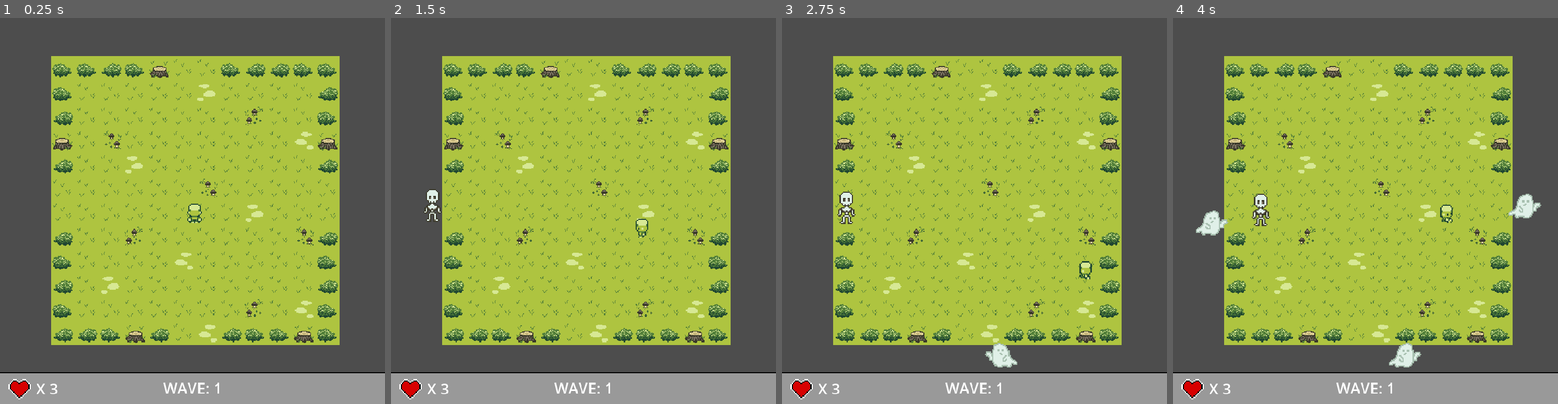
Above: before the commit, frames 1-4 (left to right).
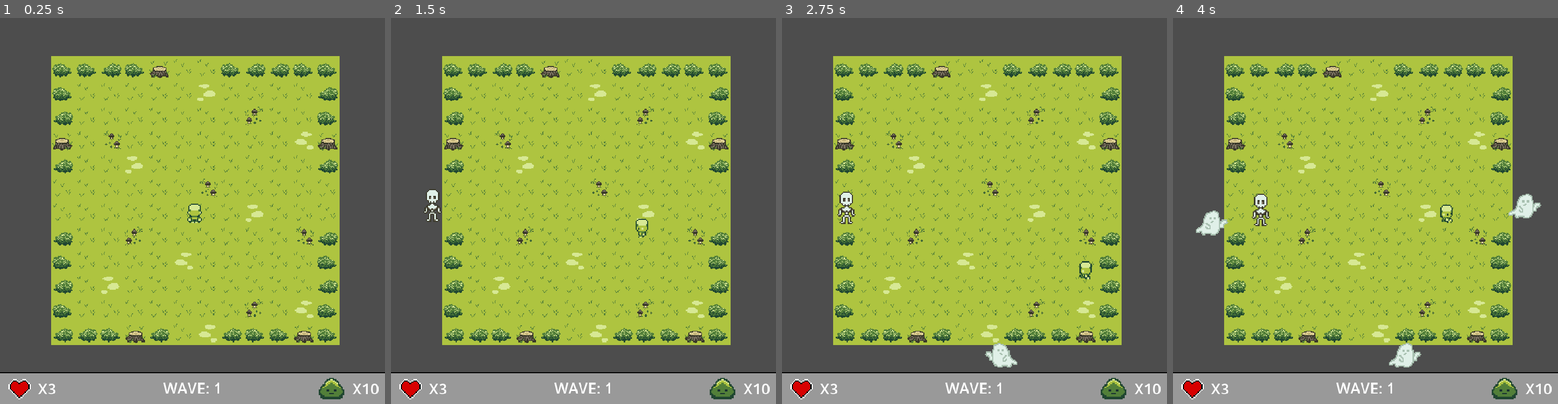
Above: after the commit, the same moments.

Repository: ZitronCrazy/circles-of-bullets
Game: Godot game, scene res://scenes/main.tscn
The game is run twice, just before and just after one commit, with the same random seed, the same clock (stepped at 60 frames per second) and the same inputs.
Inputs (mouse positions are in pixels of both pictures, inside the frame that each line leads up to):
- Up to frame 1 (0.25 s): no input
- Up to frame 2 (1.5 s): tap Enter at 0.5 s; move the mouse to (668, 176) at 0.52 s; hold D (right) 0.53-1.28 s; move the mouse to (506, 214) at 1.27 s; hold S (down) from 1.28 s (still down)
- Up to frame 3 (2.75 s): move the mouse to (1013, 102) at 2.02 s; release S (down) at 2.03 s; hold D (right) from 2.03 s (still down)
- Up to frame 4 (4 s): move the mouse to (1346, 280) at 2.77 s; release D (right) at 2.78 s; hold W (up) 2.78-3.53 s; move the mouse to (1481, 257) at 3.52 s; hold A (left) from 3.53 s (still down)

The runs differ from the first frame. In frame 1, 0.4% of the frame differs, in the area x 9-99%, y 93-99%; in frame 2, 0.4%; in frame 3, 0.4%; in frame 4, 0.4%.

Commit message:
Added lives script to hud

Diff:
--- a/scenes/hud.tscn
+++ b/scenes/hud.tscn
@@ -1,6 +1,7 @@
 [gd_scene format=3 uid="uid://j6ihvpg2gmyw"]
 
 [ext_resource type="Texture2D" uid="uid://hq8w2nfbn7q2" path="res://assets/hud/Heart.png" id="1_ahhtf"]
+[ext_resource type="Texture2D" uid="uid://bfb35cv12i7gn" path="res://assets/enemies/slime/slime0.png" id="2_oo0fn"]
 
 [sub_resource type="StyleBoxFlat" id="StyleBoxFlat_toqtt"]
 border_width_top = 2
@@ -52,3 +53,22 @@
 text = "WAVE: 1"
 horizontal_alignment = 1
 vertical_alignment = 1
+
+[node name="enemy" type="Sprite2D" parent="." unique_id=936653954]
+position = Vector2(659, 790)
+scale = Vector2(2.5, 2.5)
+texture = ExtResource("2_oo0fn")
+
+[node name="enemieslabel" type="Label" parent="." unique_id=397058099]
+anchors_preset = 2
+anchor_top = 1.0
+anchor_bottom = 1.0
+offset_left = 699.0
+offset_top = -58.0
+offset_right = 760.0
+offset_bottom = -3.0
+grow_vertical = 0
+theme_override_font_sizes/font_size = 30
+text = "X 10"
+horizontal_alignment = 1
+vertical_alignment = 1
--- a/scenes/main.gd
+++ b/scenes/main.gd
@@ -3,12 +3,18 @@
 ## Tutorial(Top Down Survival Shooter In Godot | Part 4 - Enemy AI): https://youtu.be/7Jc5fKNTb_A
 ## Accessed on: 22.09.2026
 
+var wave : int
 var max_enemies : int
+var lives : int
 
 # Called when the node enters the scene tree for the first time.
 func _ready() -> void:
+	wave = 1
+	lives = 3
 	max_enemies = 10
-
+	$hud/liveslabel.text = "X" + str(lives)
+	$hud/wavelabel.text = "WAVE: " + str(wave)
+	$hud/enemieslabel.text = "X" + str(max_enemies)
 
 # Called every frame. 'delta' is the elapsed time since the previous frame.
 func _process(_delta):
@@ -17,3 +23,6 @@
 
 func _on_enemy_spawner_hit_p() -> void:
 	print("hit player")
+	if lives > 0: lives -= 1
+
+	$hud/liveslabel.text = "X" + str(lives)
--- a/scenes/main.tscn
+++ b/scenes/main.tscn
@@ -4,6 +4,7 @@
 [ext_resource type="Script" uid="uid://dy1uq6y1t1lph" path="res://scenes/main.gd" id="1_sugp2"]
 [ext_resource type="PackedScene" uid="uid://bsi16we083rk5" path="res://scenes/enemy_spawner.tscn" id="2_0wfyh"]
 [ext_resource type="PackedScene" uid="uid://d0ybvqnneueqa" path="res://scenes/tile_map.tscn" id="4_jyhfs"]
+[ext_resource type="PackedScene" uid="uid://j6ihvpg2gmyw" path="res://scenes/hud.tscn" id="5_tbgi4"]
 
 [node name="Main" type="Node" unique_id=1726041106]
 script = ExtResource("1_sugp2")
@@ -19,4 +20,6 @@
 position = Vector2(377, 370)
 zoom = Vector2(0.75, 0.75)
 
+[node name="hud" parent="." unique_id=1838105925 instance=ExtResource("5_tbgi4")]
+
 [connection signal="hit_p" from="EnemySpawner" to="." method="_on_enemy_spawner_hit_p"]
